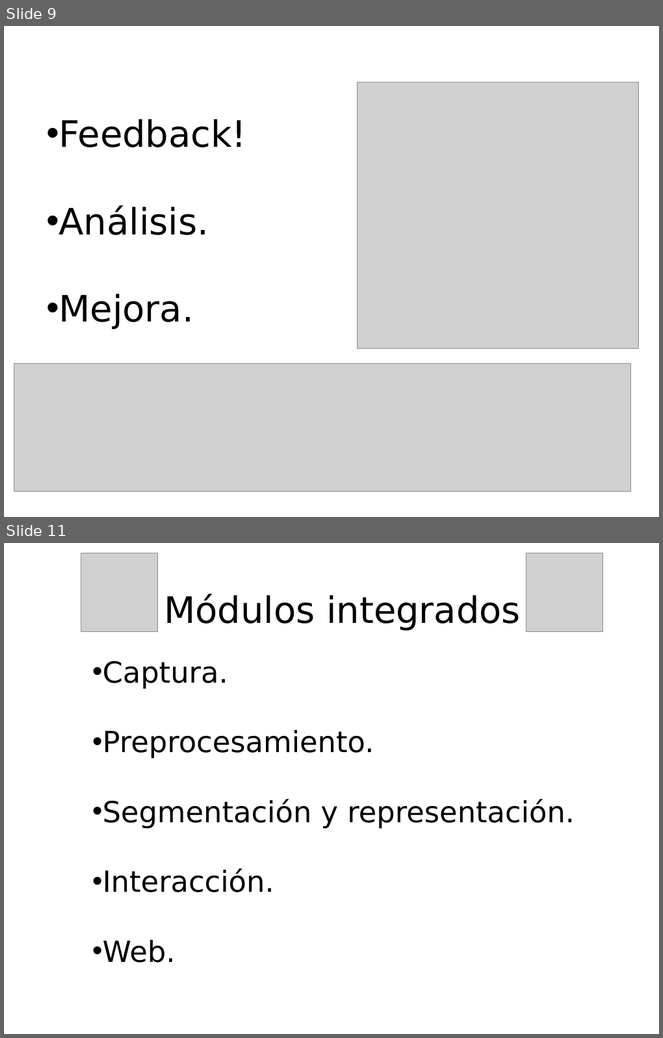
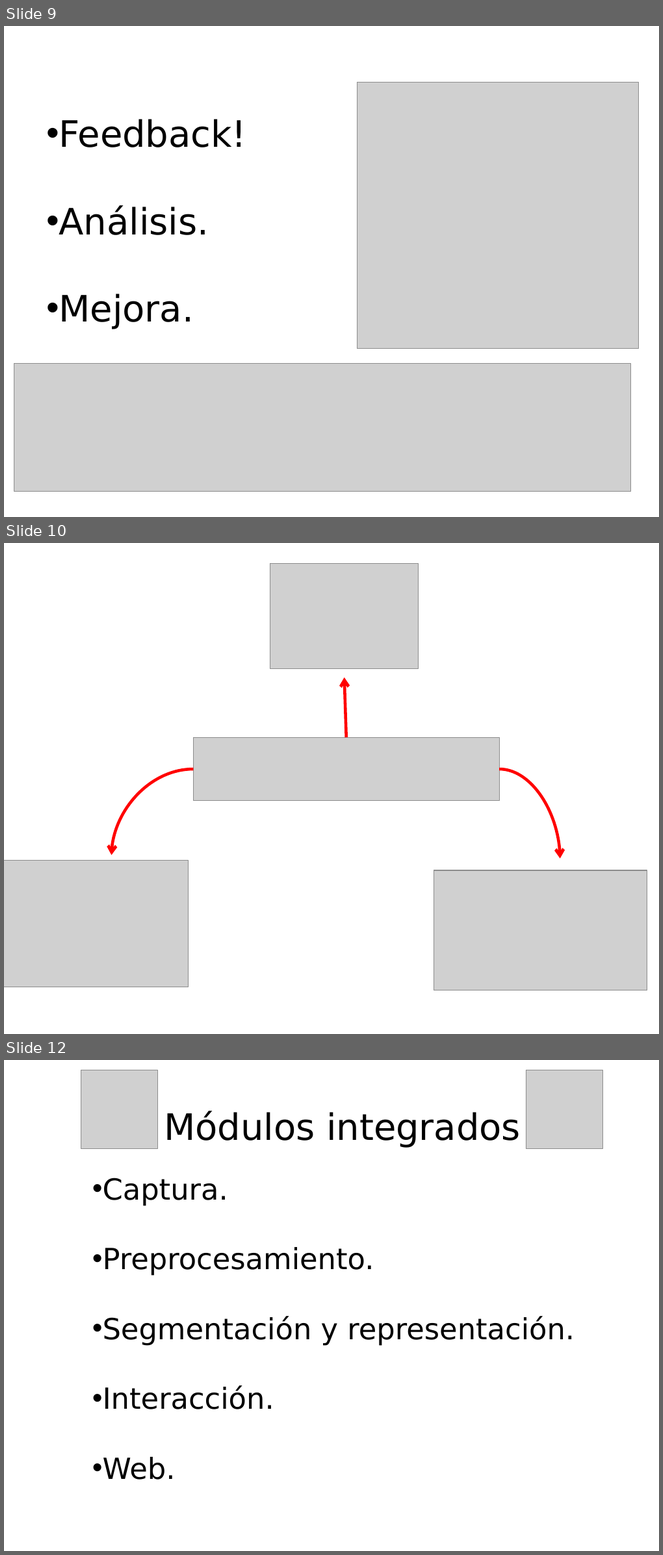
Before and after one commit to elcapo04/utn-frc-dlc-2011-liberal-peker, a slide deck: Proyecto final/Exposiciones/PresProyfinal.pptx. Shown one above the other, each under a label of ours: slides 9 and 11 before the commit, slides 9, 10 and 12 after it; the slides between them are not shown. The pictures are 663x1038 and 663x1555 pixels, drawn with LibreOffice and Linux fonts; fonts in the diff are those of the drawing; grey boxes stand for pictures. Boxes give left, top, right and bottom in pixels: in the first picture for what was removed or moved away, otherwise in the second. Text is boxed around its words. In the diff, an @@ line names an element or a change of style, - is before the commit and + after.

```diff
--- a/Proyecto final/Exposiciones/PresProyfinal.pptx
+++ b/Proyecto final/Exposiciones/PresProyfinal.pptx
@@ slide 10 added at <box>4,543,659,1034</box>, background #FFFFFF @@
@@ picture added at <box>270,563,419,669</box> @@
@@ arrow added from (347, 737) to (345, 678), #FF0000 3.25 pt @@
@@ picture added at <box>193,737,499,801</box> @@
@@ curved arrow added from (193, 769) to (111, 856), #FF0000 3.25 pt @@
@@ curved arrow added from (499, 769) to (560, 859), #FF0000 3.25 pt @@
@@ picture added at <box>4,860,188,987</box> @@
@@ picture added at <box>434,871,647,990</box> @@
@@ what was slide 11 is now slide 12 @@
```
Also in this commit, not shown: 1 slide changed, 1 other slide added, 1 slide removed.
